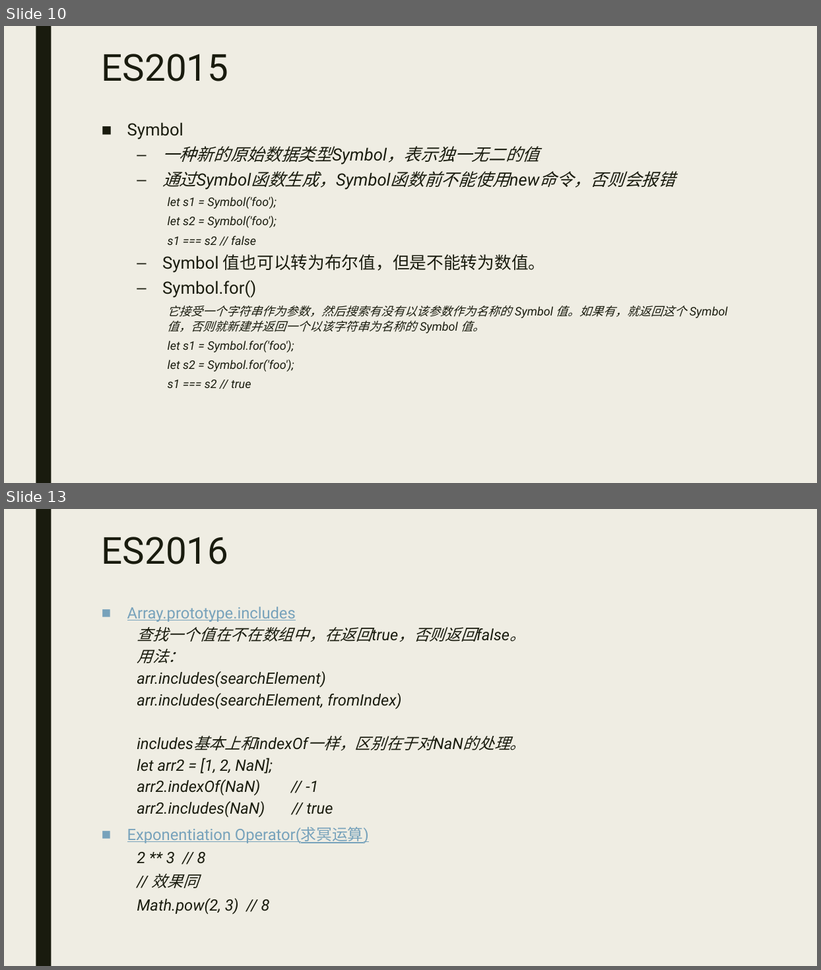
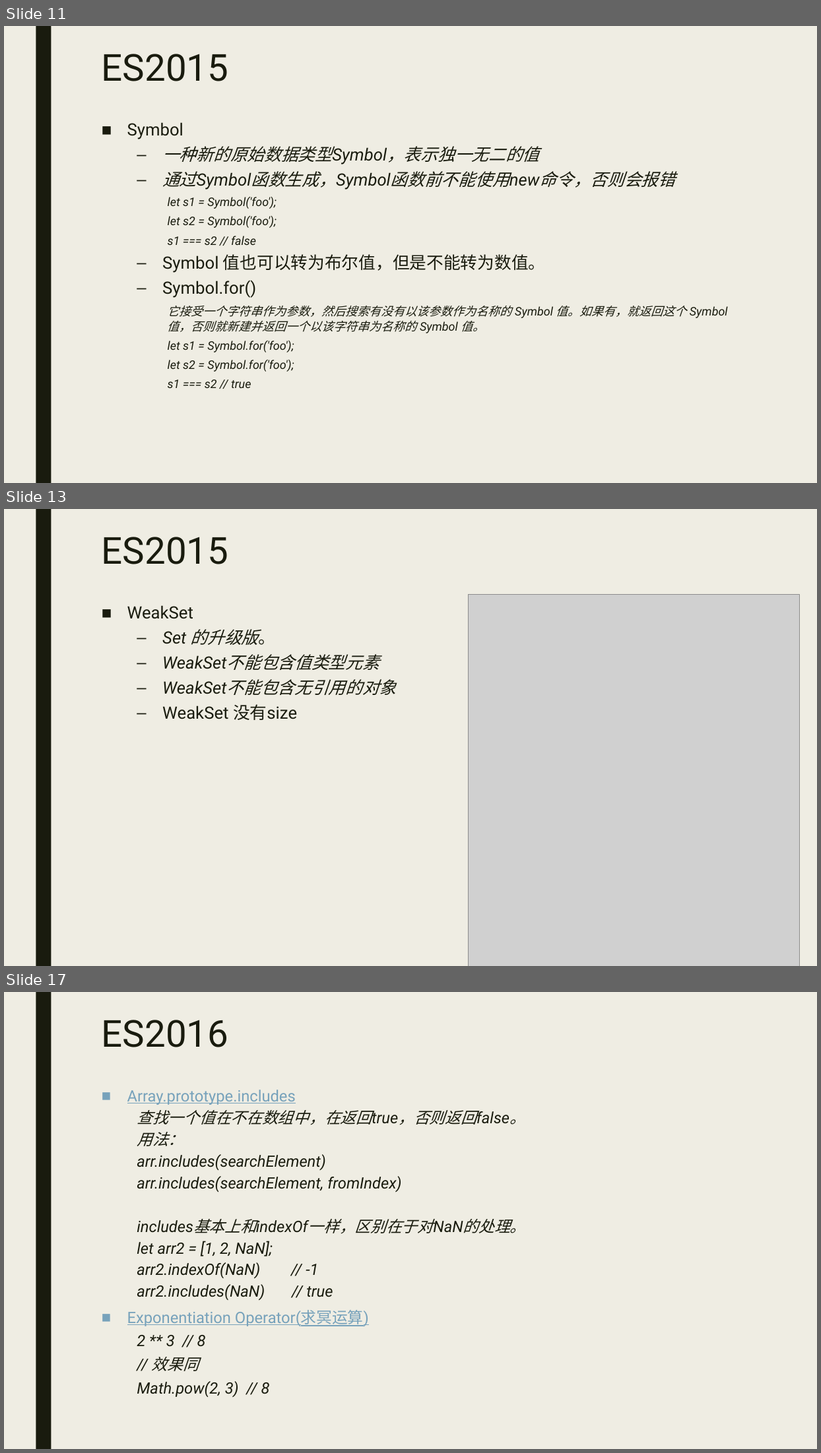
Before and after one commit to wflonglong/wflonglong.github.io, a slide deck: ppt/ES6.pptx. Shown one above the other, each under a label of ours: slides 10 and 13 before the commit, slides 11, 13 and 17 after it; the slides between them are not shown. The pictures are 821x970 and 821x1453 pixels, drawn with LibreOffice and Linux fonts; fonts in the diff are those of the drawing; grey boxes stand for pictures. Boxes give left, top, right and bottom in pixels: in the first picture for what was removed or moved away, otherwise in the second. Text is boxed around its words. In the diff, an @@ line names an element or a change of style, - is before the commit and + after.

```diff
--- a/ppt/ES6.pptx
+++ b/ppt/ES6.pptx
@@ slide 13 added at [4, 509, 817, 966], background #EFEDE3; not listed: 1 template element that a slide beside it also shows @@
@@ title added at [102, 537, 228, 564], 44 pt, text #191B0E @@
+ES2015
@@ text added at [127, 605, 297, 720], 20 pt, text #191B0E, italic @@
+■ WeakSet
+  – Set 的升级版。
+  – WeakSet不能包含值类型元素
+  – WeakSet不能包含无引用的对象
+  – WeakSet 没有size
@@ picture added at [468, 595, 799, 966] @@
@@ what was slide 10 is now slide 11 @@
@@ what was slide 13 is now slide 17 @@
```
Also in this commit, not shown: 5 slides changed, 4 other slides added, 16 other files.
